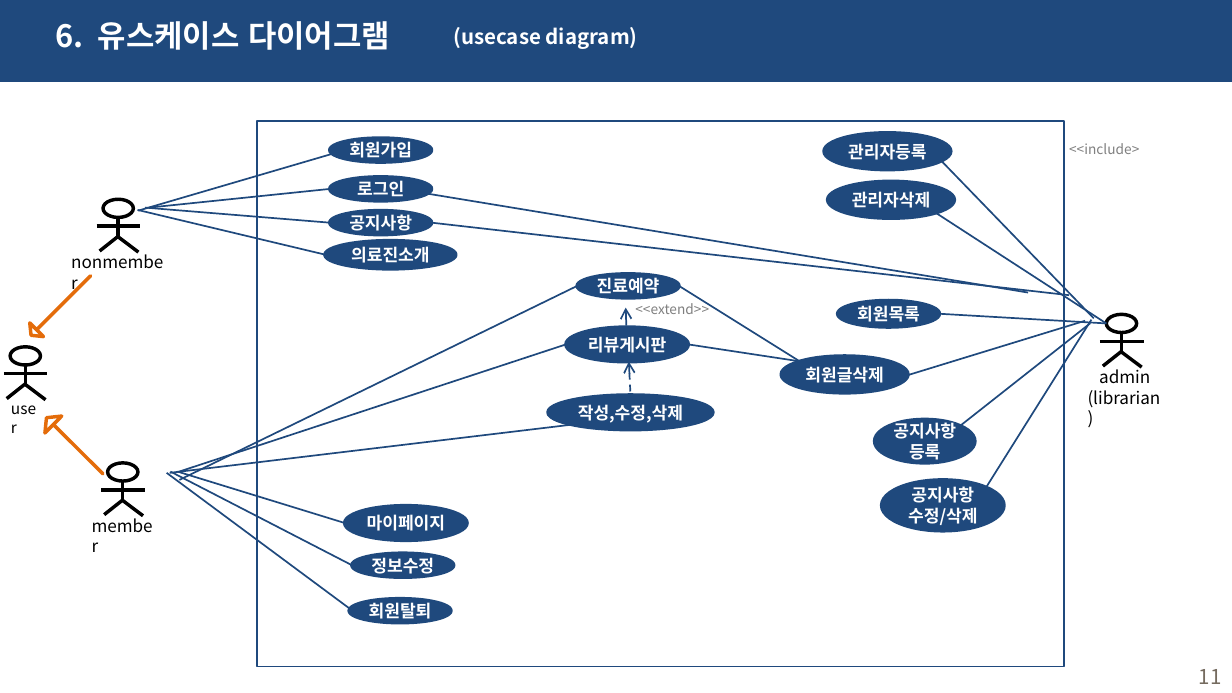
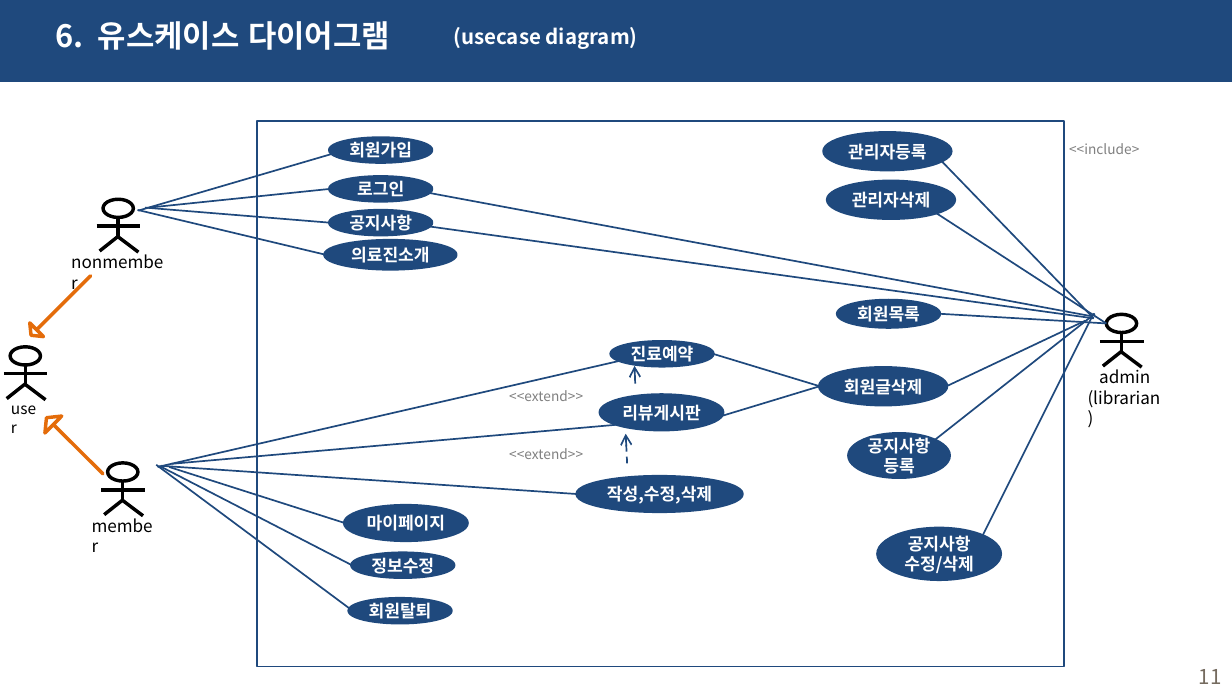
Before and after one commit to haryoung1/1st-dentalproject, a slide deck: slide 11 of 0317_치카치카치과.pptx. Drawn at 1232x693 pixels with LibreOffice and Linux fonts; fonts in the diff are those of the drawing. Boxes give left, top, right and bottom in pixels: in the first picture for what was removed or moved away, otherwise in the second. Text is boxed around its words. In the diff, an @@ line names an element or a change of style, - is before the commit and + after.

```diff
--- a/0317_치카치카치과.pptx
+++ b/0317_치카치카치과.pptx
@@ line moved from (1029, 293) - (420, 192) to (1090, 317) - (420, 191) @@
@@ line moved from (1069, 296) - (431, 223) to (1094, 318) - (423, 225) @@
@@ line moved from (1090, 323) - (960, 426) to (1095, 314) - (935, 440) @@
@@ line moved from (1085, 320) - (908, 376) to (1085, 320) - (946, 387) @@
@@ line moved from (1092, 320) - (986, 488) to (1094, 313) - (982, 536) @@
@@ ellipse "진료예약": place and size @@
-ellipse "진료예약" at bbox=[578, 274, 680, 298]
+ellipse "진료예약" at bbox=[611, 341, 713, 366]
@@ line moved from (800, 361) - (679, 286) to (819, 387) - (713, 354) @@
@@ line moved from (578, 286) - (180, 480) to (626, 360) - (158, 467) @@
@@ arrow moved from (626, 308) - (627, 330) to (634, 366) - (636, 389) @@
@@ line moved from (800, 361) - (689, 345) to (819, 387) - (708, 420) @@
@@ ellipse "회원글삭제": place and size @@
-ellipse "회원글삭제" at bbox=[781, 356, 908, 393]
+ellipse "회원글삭제" at bbox=[819, 368, 946, 405]
@@ text added at bbox=[509, 390, 583, 401], 8 pt, text #808080 @@
+<<extend>>
@@ ellipse "리뷰게시판": place and size @@
-ellipse "리뷰게시판" at bbox=[565, 328, 687, 362]
+ellipse "리뷰게시판" at bbox=[600, 395, 722, 430]
@@ line moved from (565, 345) - (180, 472) to (618, 425) - (171, 463) @@
@@ text "<<extend>>": place and size @@
-text "<<extend>>" at bbox=[635, 301, 709, 314]
+text "<<extend>>" at bbox=[509, 448, 583, 459]
@@ arrow moved from (628, 362) - (631, 395) to (626, 434) - (627, 467) @@
@@ ellipse "공지사항": place and size @@
-ellipse "공지사항" at bbox=[875, 419, 975, 462]
+ellipse "공지사항" at bbox=[849, 434, 949, 477]
@@ line moved from (365, 620) - (166, 473) to (365, 620) - (156, 464) @@
@@ line moved from (352, 565) - (170, 472) to (352, 565) - (159, 466) @@
@@ line moved from (572, 425) - (170, 473) to (577, 494) - (161, 466) @@
@@ line moved from (345, 524) - (177, 472) to (345, 524) - (169, 467) @@
@@ ellipse "작성,수정,삭제": place and size @@
-ellipse "작성,수정,삭제" at bbox=[548, 395, 713, 430]
+ellipse "작성,수정,삭제" at bbox=[577, 477, 742, 511]
@@ ellipse "공지사항": place and size @@
-ellipse "공지사항" at bbox=[882, 480, 1004, 531]
+ellipse "공지사항" at bbox=[878, 529, 1000, 579]
```
Also in this commit, not shown: 10 other slides changed, 11 other files.
